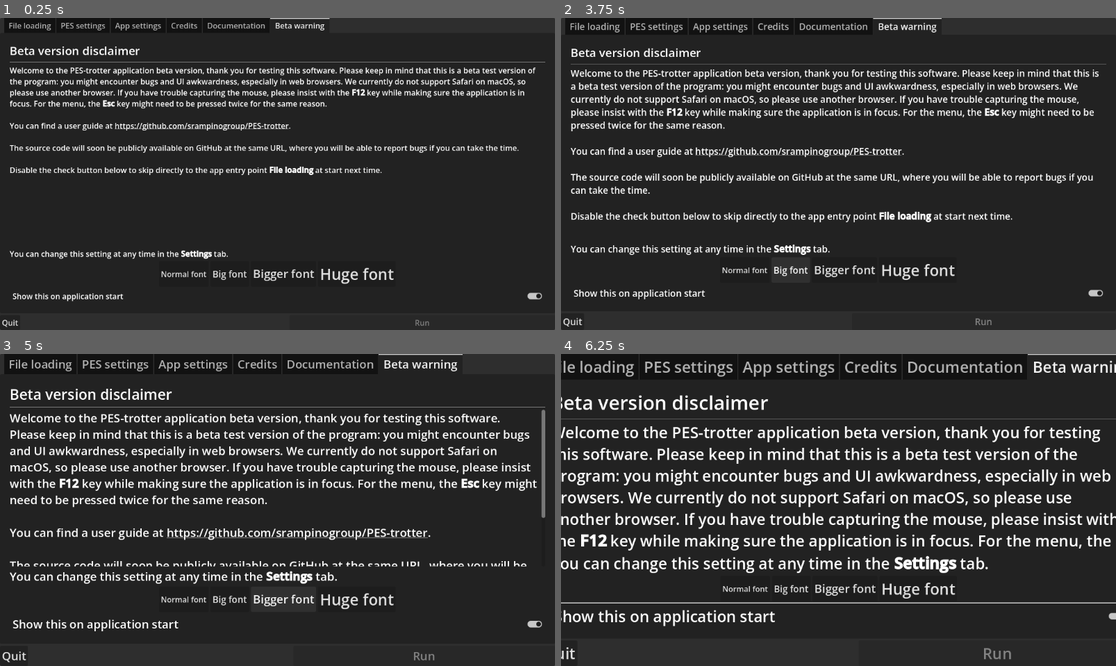
Above: before the commit, frames 1-4 (two rows, left to right).
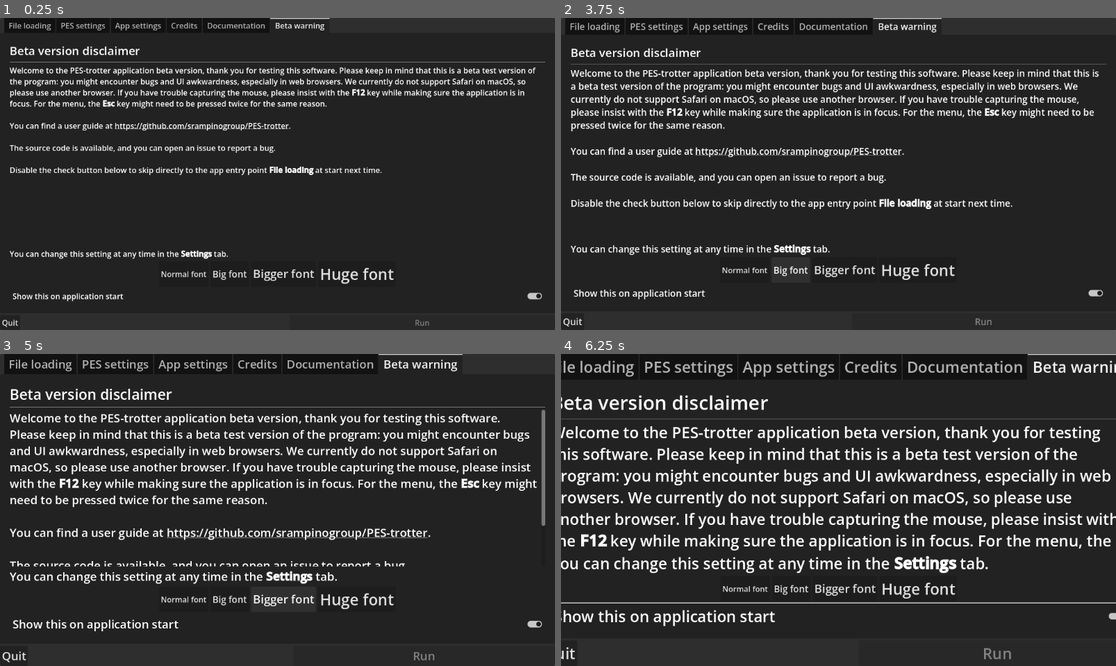
Above: after the commit, the same moments.

Repository: srampinogroup/PES-trotter
Game: Godot game, scene res://scenes/MainMenu.tscn
Two runs of this game, one before a commit and one after it. Both use one fixed random seed, a clock stepped at 60 frames per second and the inputs below.
Inputs (mouse positions are in pixels of both pictures, inside the frame that each line leads up to):
- Up to frame 1 (0.25 s): no input
- Up to frame 2 (3.75 s): click "Normal font" at 0.5 s; click "Normal font" at 1.25 s; click "Show this on application start" at 2 s; click "Show this on application start" at 2.75 s; click "Big font" at 3.5 s
- Up to frame 3 (5 s): click "Bigger font" at 4.25 s
- Up to frame 4 (6.25 s): click "Huge font" at 5 s; tap Enter at 5.75 s; move the mouse to (960, 494) at 5.77 s; hold D (move_right) from 5.78 s (still down); tap Down (look_down) at 5.85 s; click (960, 494) at 5.92 s

The runs differ from the first frame. In frame 1, 0.8% of the frame differs, in the area x 13-94%, y 40-44%; in frame 2, 3.2%, in the area x 1-96%, y 49-66%; in frame 3, 0.6%; in frame 4, nothing differs.

Commit message:
Update Credits and Beta warning text

Diff:
--- a/src/scenes/BetaWarning.tscn
+++ b/src/scenes/BetaWarning.tscn
@@ -40,7 +40,7 @@
 
 You can find a user guide at [url]https://github.com/srampinogroup/PES-trotter[/url].
 
-The source code will soon be publicly available on GitHub at the same URL, where you will be able to report bugs if you can take the time.
+The source code is available, and you can open an issue to report a bug.
 
 Disable the check button below to skip directly to the app entry point [b]File loading[/b] at start next time."
 
--- a/src/scenes/Credits.tscn
+++ b/src/scenes/Credits.tscn
@@ -22,7 +22,7 @@
 [node name="InfoLabel" type="Label" parent="VBoxContainer" unique_id=1634990288]
 layout_mode = 2
 theme_type_variation = &"HeaderMedium"
-text = "Code info"
+text = "Article and code info"
 
 [node name="HSeparator" type="HSeparator" parent="VBoxContainer" unique_id=340312156]
 layout_mode = 2
@@ -31,7 +31,9 @@
 unique_name_in_owner = true
 layout_mode = 2
 bbcode_enabled = true
-text = "The project is hosted on GitHub at this address: [url]https://github.com/srampinogroup/PES-trotter[/url] along with a user guide. Source code will soon be available."
+text = "The project is hosted on GitHub at this address: [url]https://github.com/srampinogroup/PES-trotter[/url] along with a user guide.
+
+Privat E, Rawat AMS, Ballotta B, Polimeno A, Rampino S, \"PES-trotter: A cross-platform open-source application for the analysis of molecular processes on 3D potential-energy landscapes\", [i]Journal of Computational Chemistry[i] 47, e70397 (2026), DOI: [url]https://doi.org/10.1002/jcc.70397[/url]"
 fit_content = true
 
 [node name="LicenseLabel" type="Label" parent="VBoxContainer" unique_id=436071189]
